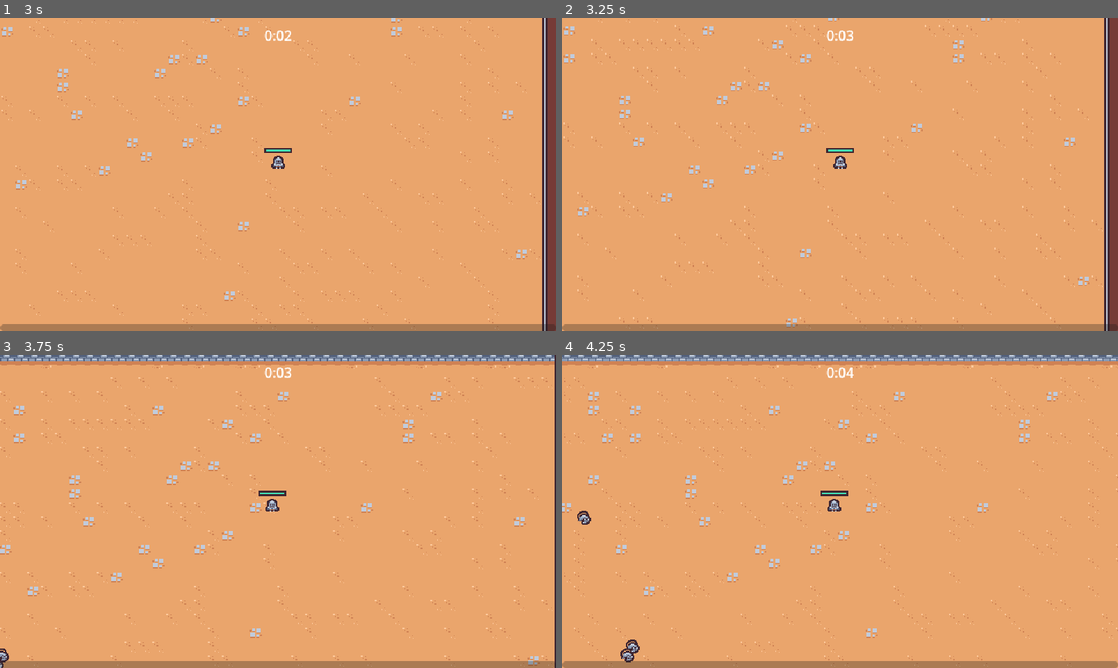
Above: before the commit, frames 1-4 (two rows, left to right).
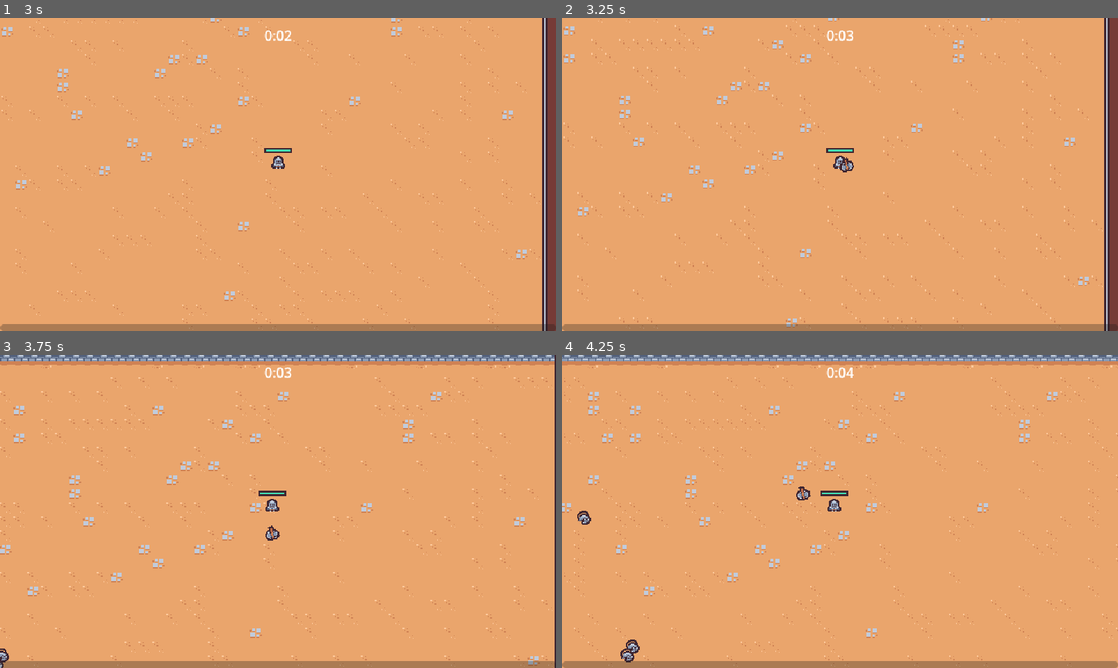
Above: after the commit, the same moments.

Repository: tomellwood-github/2d-survivors-course
Game: Godot game, scene res://scenes/main/main.tscn
The game is run twice, just before and just after one commit, with the same random seed, the same clock (stepped at 60 frames per second) and the same inputs.
Inputs (mouse positions are in pixels of both pictures, inside the frame that each line leads up to):
- Up to frame 1 (3 s): move the mouse to (400, 158) at 0.52 s; press the mouse at (400, 158) at 0.53 s; hold T (move_right) 0.53-1.28 s; move the mouse to (166, 190) at 1.27 s; release the mouse at (166, 190) at 1.28 s; hold S (move_down) 1.28-2.03 s; click (166, 190) at 1.35 s; move the mouse to (333, 105) at 2.02 s; press the mouse at (333, 105) at 2.03 s; hold T (move_right) 2.03-2.78 s; move the mouse to (250, 237) at 2.77 s; release the mouse at (250, 237) at 2.78 s; hold F (move_up) from 2.78 s (still down); click (250, 237) at 2.85 s
- Up to frame 2 (3.25 s): keep holding F (move_up)
- Up to frame 3 (3.75 s): move the mouse to (444, 558) at 3.52 s; release F (move_up) at 3.53 s; press the mouse at (444, 558) at 3.53 s; hold R (move_left) from 3.53 s (still down)
- Up to frame 4 (4.25 s): keep holding R (move_left)

Frame 1 is identical in both runs. In frame 2, less than 0.1% of the frame differs, in the area x 49-53%, y 44-50%; in frame 3, less than 0.1%; in frame 4, less than 0.1%, in the area x 42-45%, y 42-47%.

Commit message:
Add axe ability

Diff:
--- /dev/null
+++ b/scenes/ability/axe_ability/axe_ability.gd
@@ -0,0 +1,27 @@
+extends Node2D
+
+const MAX_RADIUS = 100
+
+var base_rotation = Vector2.RIGHT
+
+@onready var hitbox_component = $HitboxComponent
+
+
+func _ready():
+	base_rotation = Vector2.RIGHT.rotated(randf_range(0, TAU))
+
+	var tween = create_tween()
+	tween.tween_method(tween_method, 0.0, 2.0, 3)
+	tween.tween_callback(queue_free)
+
+
+func tween_method(rotations: float):
+	var current_radius = (rotations / 2) * MAX_RADIUS
+	var current_direction = base_rotation.rotated(rotations * TAU)
+
+	var player = get_tree().get_first_node_in_group("player") as Node2D
+
+	if player == null:
+		return
+
+	global_position = player.global_position + current_direction * current_radius
--- /dev/null
+++ b/scenes/ability/axe_ability/axe_ability.tscn
@@ -0,0 +1,62 @@
+[gd_scene load_steps=8 format=3 uid="uid://b2peq33rxo41l"]
+
+[ext_resource type="Script" path="res://scenes/ability/axe_ability/axe_ability.gd" id="1_bnvo6"]
+[ext_resource type="Texture2D" uid="uid://j0ley6wi6jm2" path="res://scenes/ability/axe_ability/axe.png" id="1_e15xq"]
+[ext_resource type="PackedScene" uid="uid://h0r2kscm0jva" path="res://scenes/component/hitbox_component.tscn" id="3_kqd0p"]
+
+[sub_resource type="Animation" id="Animation_3unhr"]
+resource_name = "default"
+length = 0.5
+loop_mode = 1
+tracks/0/type = "value"
+tracks/0/imported = false
+tracks/0/enabled = true
+tracks/0/path = NodePath("Sprite2D:rotation")
+tracks/0/interp = 1
+tracks/0/loop_wrap = true
+tracks/0/keys = {
+"times": PackedFloat32Array(0, 0.5),
+"transitions": PackedFloat32Array(1, 1),
+"update": 0,
+"values": [0.0, 6.28319]
+}
+
+[sub_resource type="Animation" id="Animation_ao3te"]
+length = 0.001
+tracks/0/type = "value"
+tracks/0/imported = false
+tracks/0/enabled = true
+tracks/0/path = NodePath("Sprite2D:rotation")
+tracks/0/interp = 1
+tracks/0/loop_wrap = true
+tracks/0/keys = {
+"times": PackedFloat32Array(0),
+"transitions": PackedFloat32Array(1),
+"update": 0,
+"values": [0.0]
+}
+
+[sub_resource type="AnimationLibrary" id="AnimationLibrary_6qv3r"]
+_data = {
+"RESET": SubResource("Animation_ao3te"),
+"default": SubResource("Animation_3unhr")
+}
+
+[sub_resource type="CircleShape2D" id="CircleShape2D_td26n"]
+
+[node name="AxeAbility" type="Node2D"]
+script = ExtResource("1_bnvo6")
+
+[node name="AnimationPlayer" type="AnimationPlayer" parent="."]
+autoplay = "default"
+libraries = {
+"": SubResource("AnimationLibrary_6qv3r")
+}
+
+[node name="Sprite2D" type="Sprite2D" parent="."]
+texture = ExtResource("1_e15xq")
+
+[node name="HitboxComponent" parent="." instance=ExtResource("3_kqd0p")]
+
+[node name="CollisionShape2D" type="CollisionShape2D" parent="HitboxComponent"]
+shape = SubResource("CircleShape2D_td26n")
--- /dev/null
+++ b/scenes/ability/axe_ability_controller/axe_ability_controller.gd
@@ -0,0 +1,26 @@
+extends Node
+
+@export var axe_ability_scene: PackedScene
+
+var damage = 10
+
+@onready var timer = $Timer
+
+
+func _ready():
+	timer.timeout.connect(on_timer_timeout)
+
+
+func on_timer_timeout():
+	var player = get_tree().get_first_node_in_group("player") as Node2D
+	if player == null:
+		return
+
+	var foreground = get_tree().get_first_node_in_group("foreground_layer") as Node2D
+	if foreground == null:
+		return
+
+	var axe_instance = axe_ability_scene.instantiate() as Node2D
+	foreground.add_child(axe_instance)
+	axe_instance.global_position = player.global_position
+	axe_instance.hitbox_component.damage = damage
--- /dev/null
+++ b/scenes/ability/axe_ability_controller/axe_ability_controller.tscn
@@ -0,0 +1,12 @@
+[gd_scene load_steps=3 format=3 uid="uid://cveijs6tdtabh"]
+
+[ext_resource type="Script" path="res://scenes/ability/axe_ability_controller/axe_ability_controller.gd" id="1_87pul"]
+[ext_resource type="PackedScene" uid="uid://b2peq33rxo41l" path="res://scenes/ability/axe_ability/axe_ability.tscn" id="2_wnxyb"]
+
+[node name="AxeAbilityController" type="Node"]
+script = ExtResource("1_87pul")
+axe_ability_scene = ExtResource("2_wnxyb")
+
+[node name="Timer" type="Timer" parent="."]
+wait_time = 3.0
+autostart = true
--- a/scenes/game_object/player/player.tscn
+++ b/scenes/game_object/player/player.tscn
@@ -1,9 +1,10 @@
-[gd_scene load_steps=10 format=3 uid="uid://dug2smycthrra"]
+[gd_scene load_steps=11 format=3 uid="uid://dug2smycthrra"]
 
 [ext_resource type="Script" path="res://scenes/game_object/player/player.gd" id="1_ey5i5"]
 [ext_resource type="Texture2D" uid="uid://birtblqd6edu3" path="res://scenes/game_object/player/player.png" id="2_c7frk"]
 [ext_resource type="PackedScene" uid="uid://claurqaxopi6p" path="res://scenes/component/health_component.tscn" id="2_pw8fa"]
 [ext_resource type="PackedScene" uid="uid://cw7p26qroopbl" path="res://scenes/ability/sword_ability_controller/sword_ability_controller.tscn" id="2_y3rud"]
+[ext_resource type="PackedScene" uid="uid://cveijs6tdtabh" path="res://scenes/ability/axe_ability_controller/axe_ability_controller.tscn" id="4_280cj"]
 
 [sub_resource type="StyleBoxFlat" id="StyleBoxFlat_bdksu"]
 bg_color = Color(0.247059, 0.14902, 0.192157, 1)
@@ -35,6 +36,8 @@
 [node name="AbilityManager" type="Node" parent="."]
 
 [node name="SwordAbilityController" parent="AbilityManager" instance=ExtResource("2_y3rud")]
+
+[node name="AxeAbilityController" parent="AbilityManager" instance=ExtResource("4_280cj")]
 
 [node name="DamageIntervalTimer" type="Timer" parent="."]
 wait_time = 0.5
Binary file added: scenes/ability/axe_ability/axe.png
Not shown, added: scenes/ability/axe_ability/axe.png.import
